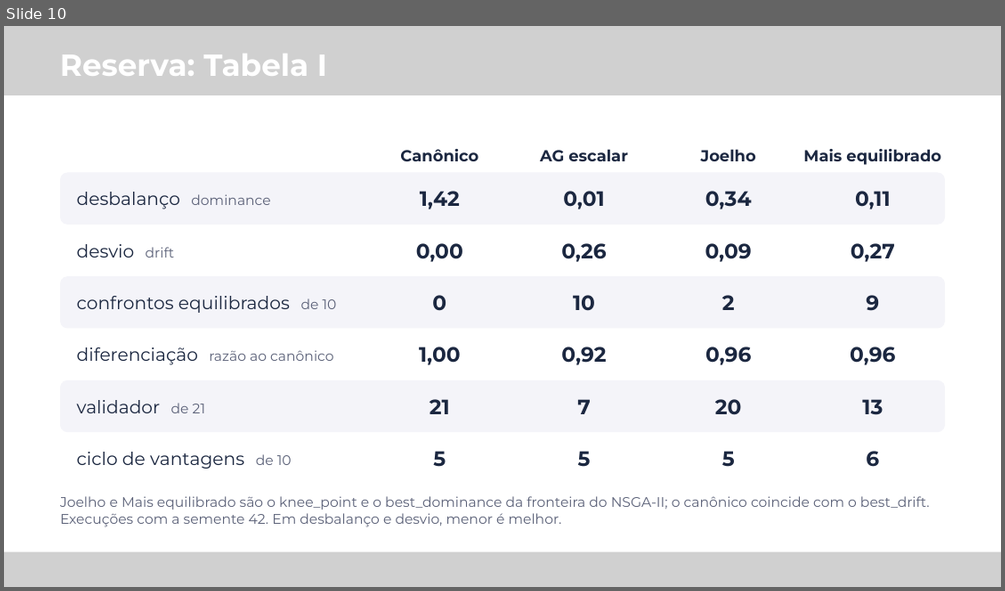
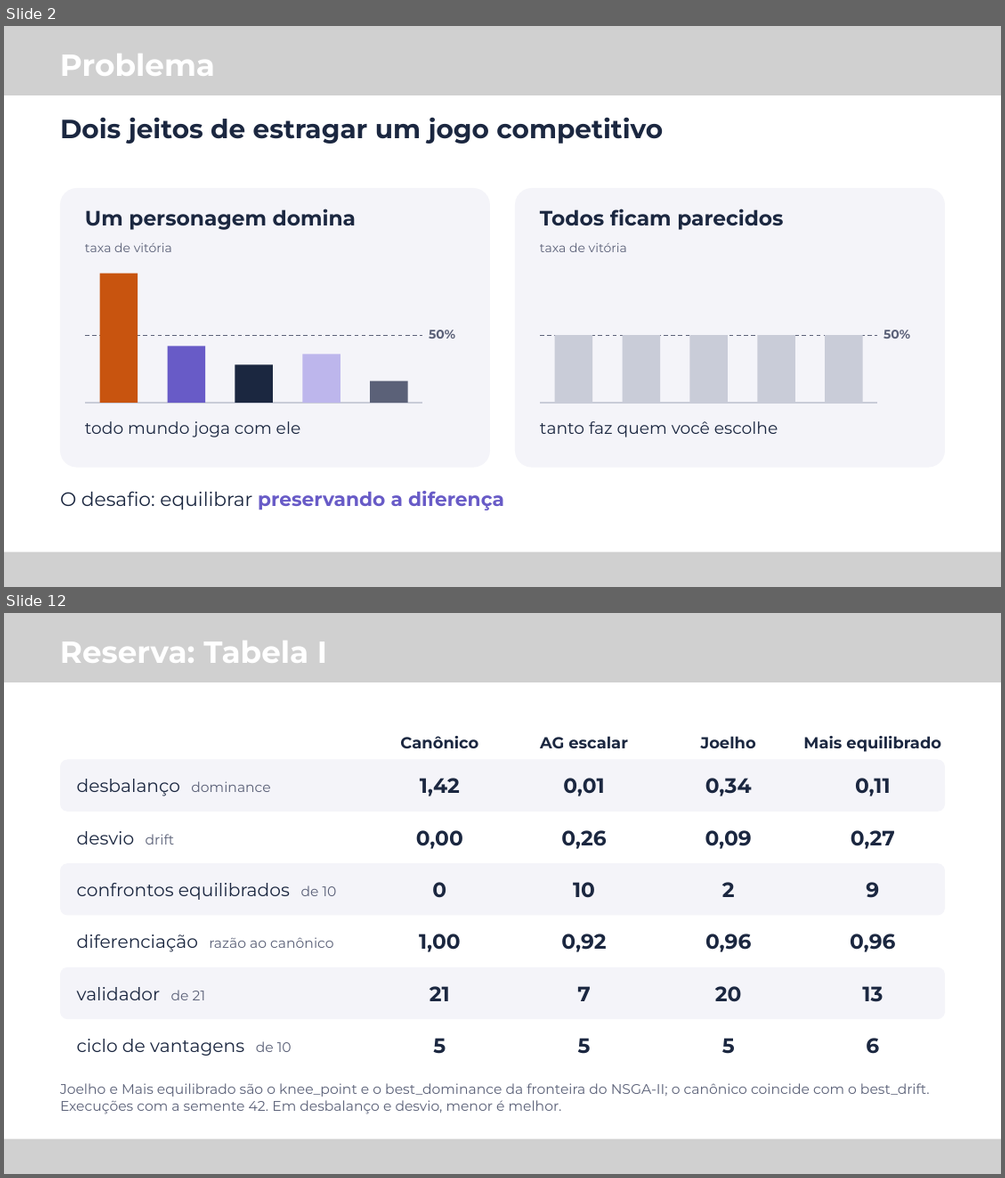
Before and after one commit to M-Gimenes/Simulation, a slide deck: overleaf/talk-latinoware-2026/slides.pptx. Shown one above the other, each under a label of ours: slide 10 before the commit, slides 2 and 12 after it; the slides between them are not shown. The pictures are 1005x591 and 1005x1178 pixels, drawn with LibreOffice and Linux fonts; fonts in the diff are those of the drawing; grey boxes stand for pictures. Boxes give left, top, right and bottom in pixels: in the first picture for what was removed or moved away, otherwise in the second. Text is boxed around its words. In the diff, an @@ line names an element or a change of style, - is before the commit and + after.

```diff
--- a/overleaf/talk-latinoware-2026/slides.pptx
+++ b/overleaf/talk-latinoware-2026/slides.pptx
@@ slide 2 added at (4, 26, 1001, 587), background #FFFFFF @@
@@ text added at (60, 54, 215, 76), 44 pt, text #FFFFFF, bold @@
+Problema
@@ text added at (60, 117, 663, 143), 38 pt, text #1B2740, bold @@
+Dois jeitos de estragar um jogo competitivo
@@ rounded rectangle added at (60, 188, 489, 467), fill #F4F4F9 @@
@@ text added at (85, 208, 356, 230), 30 pt, text #1B2740, bold @@
+Um personagem domina
@@ rounded rectangle added at (515, 188, 945, 467), fill #F4F4F9 @@
@@ text added at (540, 208, 783, 230), 30 pt, text #1B2740, bold @@
+Todos ficam parecidos
@@ text added at (85, 242, 172, 252), 18 pt, text #5B6178 @@
+taxa de vitória
@@ text added at (540, 242, 627, 252), 18 pt, text #5B6178 @@
+taxa de vitória
@@ rectangle added at (100, 273, 138, 402), fill #C8540F @@
@@ line added from (85, 335) to (422, 335), #5B6178 1.5 pt dashed @@
@@ text added at (429, 329, 455, 338), 18 pt, text #5B6178, bold @@
+50%
@@ line added from (540, 335) to (877, 335), #5B6178 1.5 pt dashed @@
@@ rectangle added at (555, 335, 592, 402), fill #C9CCD8 @@
@@ rectangle added at (622, 335, 660, 402), fill #C9CCD8 @@
@@ rectangle added at (690, 335, 728, 402), fill #C9CCD8 @@
@@ rectangle added at (757, 335, 795, 402), fill #C9CCD8 @@
@@ rectangle added at (825, 335, 863, 402), fill #C9CCD8 @@
@@ text added at (883, 329, 910, 338), 18 pt, text #5B6178, bold @@
+50%
@@ rectangle added at (168, 346, 205, 402), fill #685BC7 @@
@@ rectangle added at (235, 364, 273, 402), fill #1B2740 @@
@@ rectangle added at (302, 354, 340, 402), fill #BDB6EC @@
@@ rectangle added at (370, 381, 408, 402), fill #5B6178 @@
@@ line added from (85, 402) to (422, 402), #C9CCD8 2.25 pt @@
@@ text added at (85, 421, 301, 437), 24 pt, text #1B2740 @@
+todo mundo joga com ele
@@ line added from (540, 402) to (877, 402), #C9CCD8 2.25 pt @@
@@ text added at (540, 421, 777, 437), 24 pt, text #1B2740 @@
+tanto faz quem você escolhe
@@ text added at (60, 491, 504, 510), 28 pt, text #685BC7, bold @@
+O desafio: equilibrar preservando a diferença
@@ group added at (4, 26, 1001, 587): 6 pictures @@
@@ what was slide 10 is now slide 12 @@
```
Also in this commit, not shown: 7 slides changed, 2 other slides added, 1 slide removed, 2 other files.
